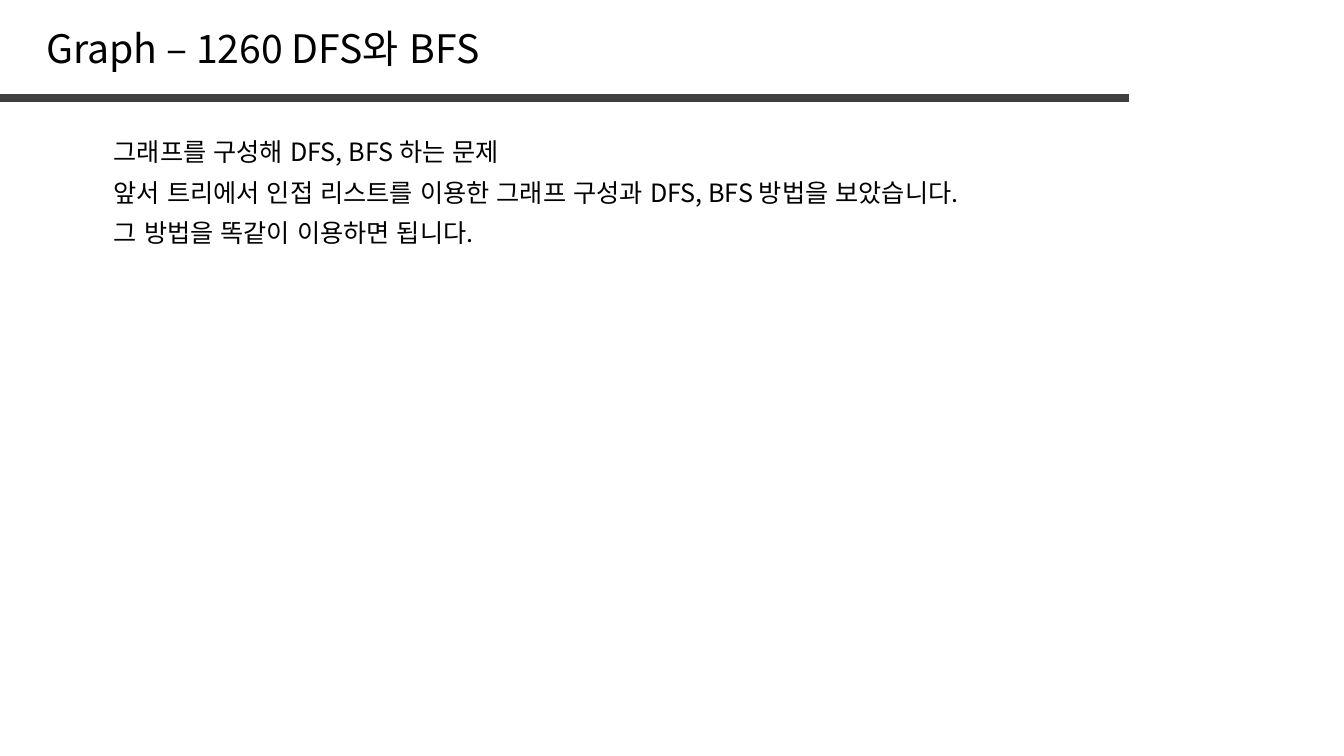
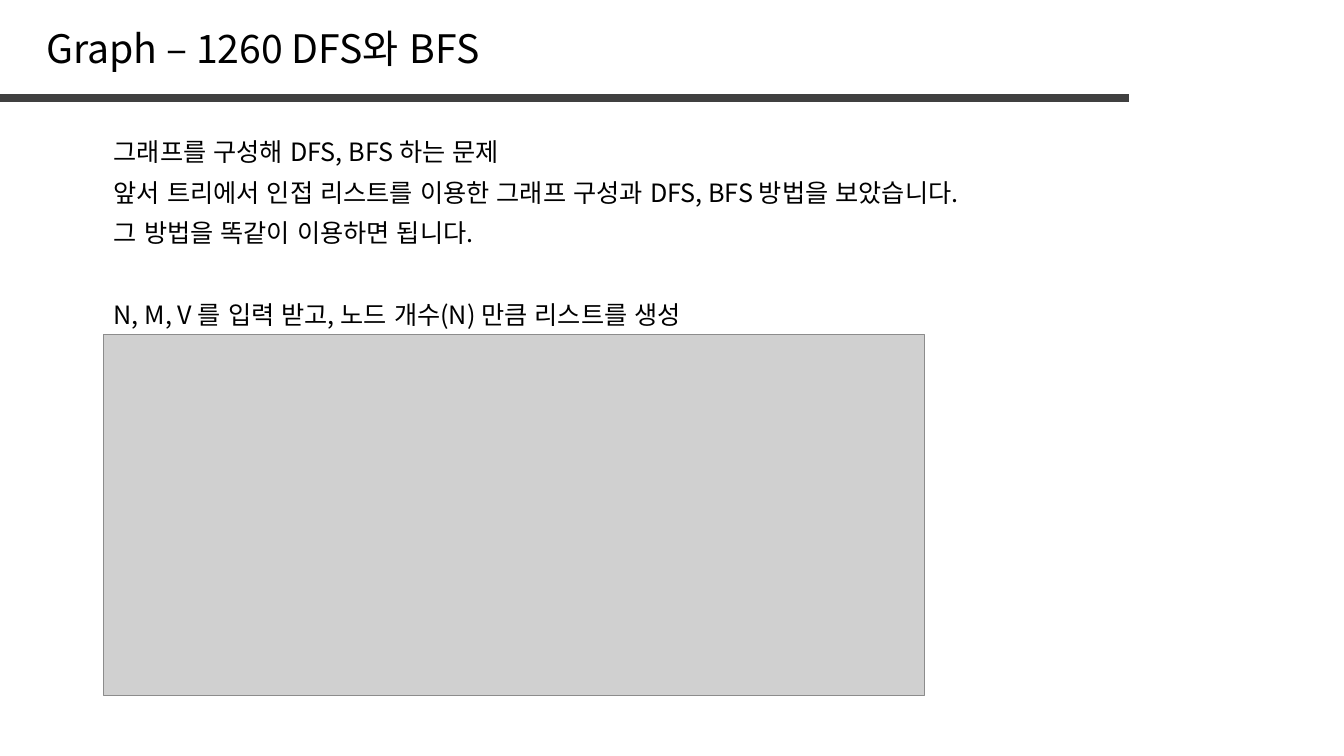
Before and after one commit to jaehoo1/PS-study, a slide deck: slide 33 of study/8_Tree, Graph.pptx. Drawn at 1344x756 pixels with LibreOffice and Linux fonts; fonts in the diff are those of the drawing; grey boxes stand for pictures. Boxes give left, top, right and bottom in pixels: in the first picture for what was removed or moved away, otherwise in the second. Text is boxed around its words. In the diff, an @@ line names an element or a change of style, - is before the commit and + after.

```diff
--- a/study/8_Tree, Graph.pptx
+++ b/study/8_Tree, Graph.pptx
@@ text added at (114,303,681,329), 18 pt, text #000000 @@
+N, M, V 를 입력 받고, 노드 개수(N) 만큼 리스트를 생성
@@ picture added at (104,335,925,696) @@
```
Also in this commit, not shown: 1 other slide changed, 4 slides added.
